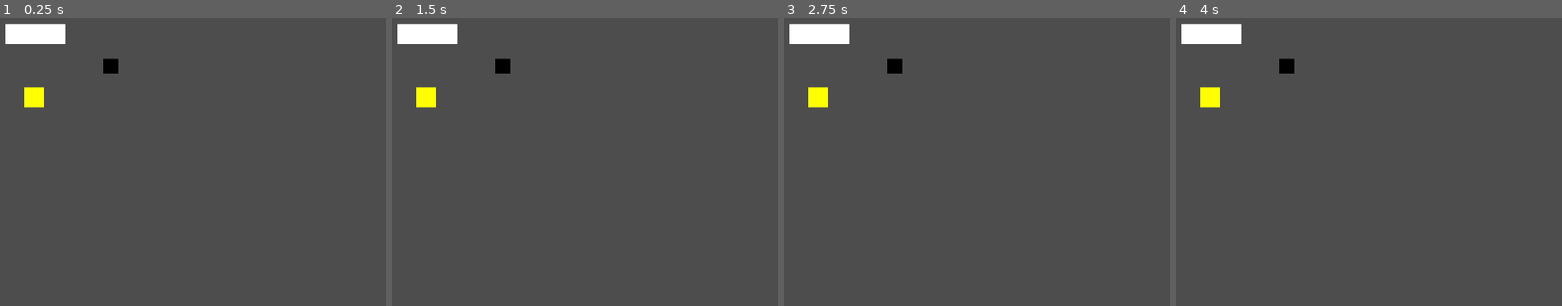
Above: before the commit, frames 1-4 (left to right).
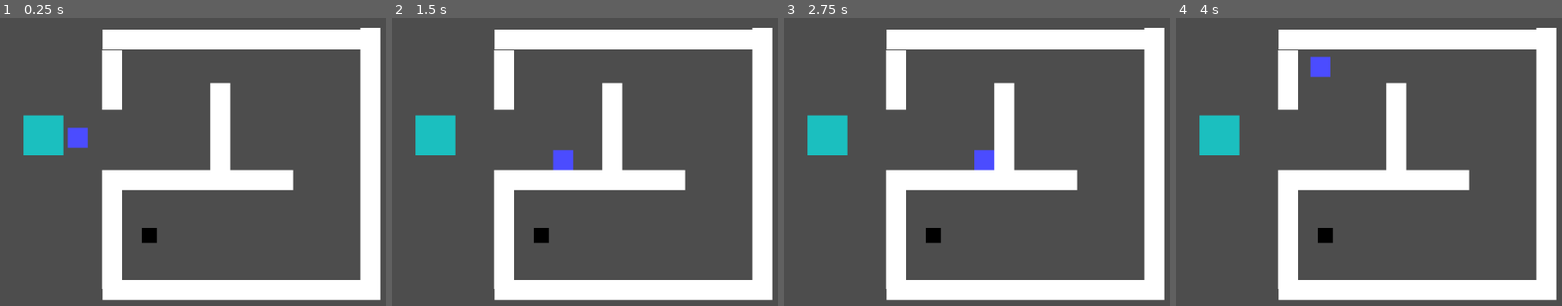
Above: after the commit, the same moments.

Repository: StackUpZero/redline-black-box
Game: Godot game, scene res://main.tscn
The game is run twice, just before and just after one commit, with the same random seed, the same clock (stepped at 60 frames per second) and the same inputs.
Inputs:
- Up to frame 1 (0.25 s): no input
- Up to frame 2 (1.5 s): tap Enter at 0.5 s; hold D (move_right) 0.53-1.28 s; hold S (move_down) from 1.28 s (still down)
- Up to frame 3 (2.75 s): tap Space at 2 s; release S (move_down) at 2.03 s; hold D (move_right) from 2.03 s (still down)
- Up to frame 4 (4 s): tap Enter at 2.75 s; release D (move_right) at 2.78 s; hold W (move_up) 2.78-3.53 s; hold A (move_left) from 3.53 s (still down)

The runs differ from the first frame. In frame 1, 26% of the frame differs, in the area x 1-99%, y 1-99%; in frame 2, 26%; in frame 3, 26%; in frame 4, 26%.
Error before the commit: Parse Error: Expected indented block after function declaration. (res://player.gd:9)

Commit message:
Add extraction zone win condition

Diff:
--- /dev/null
+++ b/extraction_zone.gd
@@ -0,0 +1,16 @@
+extends Area2D
+
+func _ready():
+	body_entered.connect(_on_body_entered)
+
+func _on_body_entered(body):
+	if body.name != "Player":
+		return
+
+	var game_manager = get_node("/root/Main/GameManager")
+
+	if game_manager.has_black_box == false:
+		print("Need the black box before extracting")
+		return
+
+	print("Mission complete")
--- /dev/null
+++ b/extraction_zone.tscn
@@ -0,0 +1,16 @@
+[gd_scene format=3 uid="uid://ckbrm5unafxyt"]
+
+[sub_resource type="RectangleShape2D" id="RectangleShape2D_7370j"]
+size = Vector2(64, 64)
+
+[node name="ExtractionZone" type="Area2D" unique_id=1757362775]
+
+[node name="CollisionShape2D" type="CollisionShape2D" parent="." unique_id=1799715009]
+shape = SubResource("RectangleShape2D_7370j")
+
+[node name="ColorRect" type="ColorRect" parent="." unique_id=1331182620]
+offset_left = -32.0
+offset_top = -32.0
+offset_right = 32.0
+offset_bottom = 32.0
+color = Color(0, 7.338898, 2.966344, 0.6431373)
--- a/main.tscn
+++ b/main.tscn
@@ -5,18 +5,55 @@
 [ext_resource type="PackedScene" uid="uid://bsxl5vryajij2" path="res://black_box.tscn" id="3_1bvp3"]
 [ext_resource type="Script" uid="uid://ck3uixh0y53un" path="res://black_box.gd" id="4_lquwl"]
 [ext_resource type="Script" uid="uid://bj1d11g2n5g8k" path="res://game_manager.gd" id="5_lquwl"]
+[ext_resource type="PackedScene" uid="uid://ckbrm5unafxyt" path="res://extraction_zone.tscn" id="6_272bh"]
+[ext_resource type="Script" uid="uid://dvmkmjnt7jcry" path="res://extraction_zone.gd" id="7_5vw27"]
 
 [node name="Main" type="Node2D" unique_id=160579279]
 
+[node name="Wall" parent="." unique_id=2114677536 instance=ExtResource("2_0xm2m")]
+position = Vector2(413, 39)
+scale = Vector2(4.485, 1)
+
+[node name="Wall2" parent="." unique_id=351299445 instance=ExtResource("2_0xm2m")]
+position = Vector2(628, 239)
+rotation = 1.5707964
+scale = Vector2(4.565, 1)
+
+[node name="Wall3" parent="." unique_id=1163538005 instance=ExtResource("2_0xm2m")]
+position = Vector2(213, 104)
+rotation = 1.5707964
+
+[node name="Wall4" parent="." unique_id=1344511438 instance=ExtResource("2_0xm2m")]
+position = Vector2(387, 191.00002)
+rotation = 1.5707964
+scale = Vector2(1.7, 1.005)
+
+[node name="Wall5" parent="." unique_id=297322660 instance=ExtResource("2_0xm2m")]
+position = Vector2(366, 265)
+scale = Vector2(2.875, 1)
+
+[node name="Wall8" parent="." unique_id=448788409 instance=ExtResource("2_0xm2m")]
+position = Vector2(418, 442)
+scale = Vector2(4.575, 1)
+
+[node name="Wall6" parent="." unique_id=950571504 instance=ExtResource("2_0xm2m")]
+position = Vector2(213, 297)
+rotation = 1.5707964
+
+[node name="Wall7" parent="." unique_id=1751161312 instance=ExtResource("2_0xm2m")]
+position = Vector2(213, 392)
+rotation = 1.5707964
+
 [node name="Player" parent="." unique_id=1152195455 instance=ExtResource("1_0xm2m")]
-position = Vector2(88, 132)
-
-[node name="Wall" parent="." unique_id=2114677536 instance=ExtResource("2_0xm2m")]
-position = Vector2(90, 30)
+position = Vector2(158, 197)
 
 [node name="BlackBox" parent="." unique_id=1249540428 instance=ExtResource("3_1bvp3")]
-position = Vector2(211, 82)
+position = Vector2(273, 354)
 script = ExtResource("4_lquwl")
 
 [node name="GameManager" type="Node" parent="." unique_id=1485045986]
 script = ExtResource("5_lquwl")
+
+[node name="ExtractionZone" parent="." unique_id=1757362775 instance=ExtResource("6_272bh")]
+position = Vector2(103, 193)
+script = ExtResource("7_5vw27")
--- a/player.gd
+++ b/player.gd
@@ -6,7 +6,6 @@
 # 200 - is the stored value
 var speed = 200
 
-func _ready():
 # func is a piece of code you can call later to do a job
 # better than writing everything inline
 # _physics_process - is a Godot function that runs at the physics update rate
--- a/player.tscn
+++ b/player.tscn
@@ -13,7 +13,7 @@
 offset_top = -16.0
 offset_right = 16.0
 offset_bottom = 16.0
-color = Color(13.614482, 12.217365, 0.0005914307, 1)
+color = Color(0.29411766, 0.29803923, 1, 1)
 
 [node name="CollisionShape2D" type="CollisionShape2D" parent="." unique_id=406052782]
 shape = SubResource("RectangleShape2D_0xm2m")
Not shown, added: extraction_zone.gd.uid
